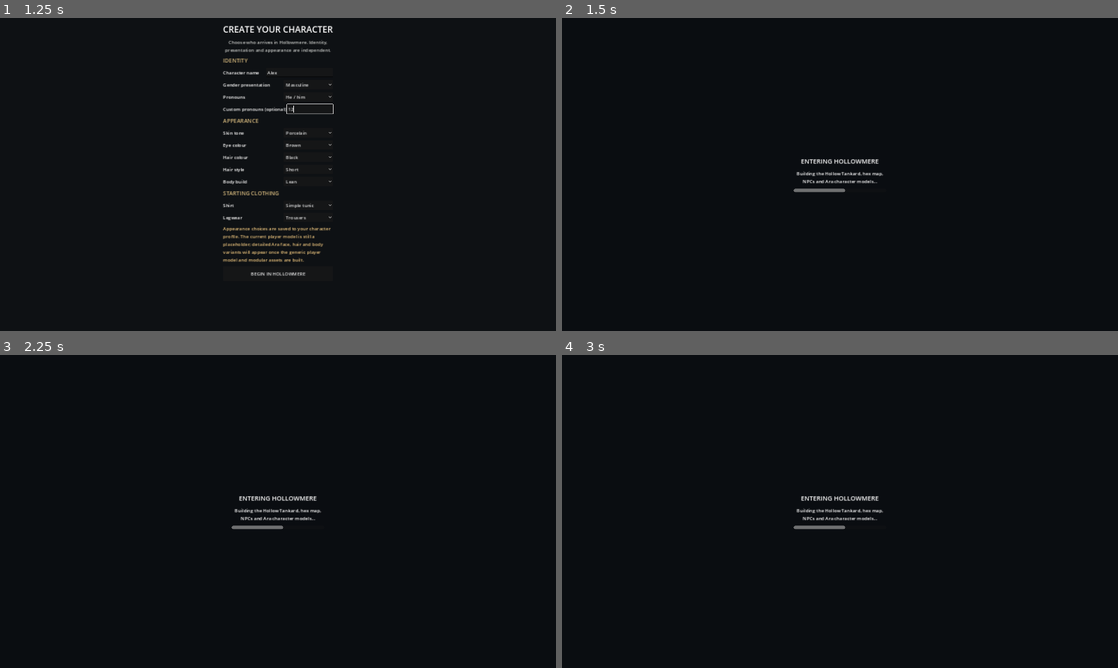
Above: before the commit, frames 1-4 (two rows, left to right).
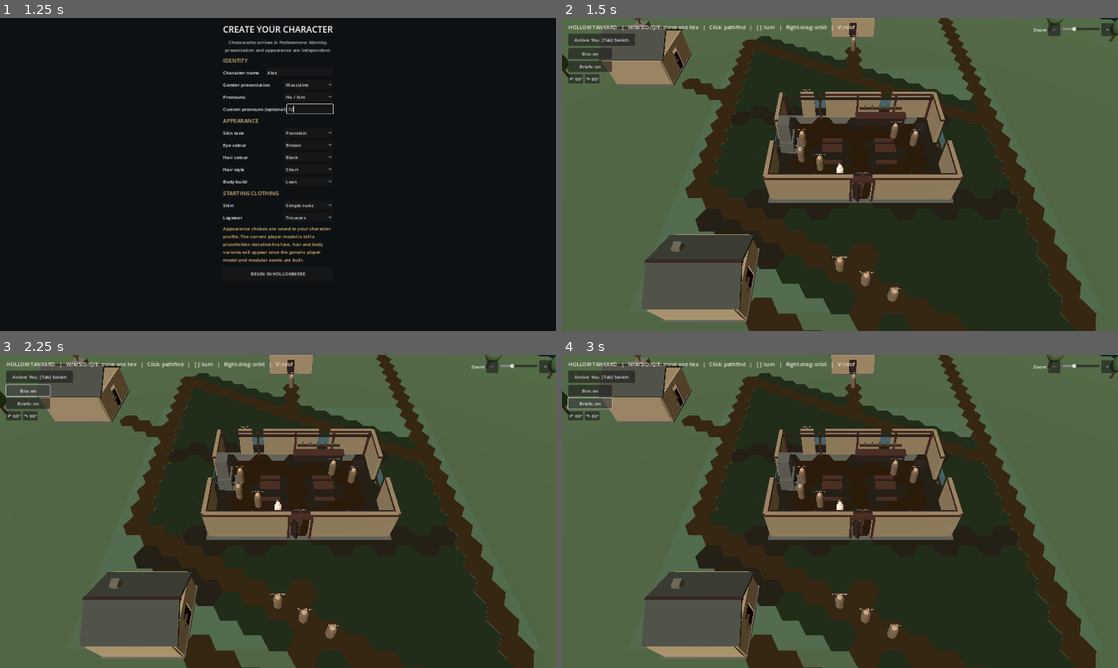
Above: after the commit, the same moments.

Repository: ScottENOC/Silverhart-Saga-3D
Game: Godot game, scene res://scenes/main.tscn
Same seed, same stepped clock (60 frames per second), same inputs: the game is played once before the commit and once after it.
Inputs (mouse positions are in pixels of both pictures, inside the frame that each line leads up to):
- Up to frame 1 (1.25 s): click (300, 71) at 0.52 s; type "Alex" at 0.6 s; click (311, 108) at 0.75 s; type "12" at 0.83 s
- Up to frame 2 (1.5 s): click "BEGIN IN HOLLOWMERE" at 1.25 s
- Up to frame 3 (2.25 s): click (27, 389) at 2 s, where only the run after the commit has a clickable "Bra: on"
- Up to frame 4 (3 s): click (589, 401) at 2.75 s, where only the run after the commit has a clickable "Briefs: on"

Frame 1 is identical in both runs. In frame 2, 100% of the frame differs, in the area x 0-100%, y 0-100%; in frame 3, 100%; in frame 4, 100%.
Error before the commit: Parse Error: Could not parse global class "WorldSimulation" from "res://scripts/simulation/world_simulation.gd". (res://scripts/world/hollow_tankard.gd:17)

Commit message:
Keep ally protection available when defender cannot parry

Diff:
--- a/scripts/simulation/world_simulation.gd
+++ b/scripts/simulation/world_simulation.gd
@@ -254,30 +254,27 @@
 ## source reaction: passive dodge remains part of hit chance in CombatRules.
 func _attack_reaction_options(attacker: CharacterState, target: CharacterState, options: Dictionary) -> Array[Dictionary]:
     var result: Array[Dictionary] = []
-    if target.reaction_blocked or not target.can_act() or target.parries_remaining <= 0:
+    if target.reaction_blocked:
         return result
-    var weapon_id := String(target.equipment.get("weapon", ""))
-    var is_ranged := bool(options.get("is_ranged", String(options.get("weapon_id", "")) == "bow"))
-    if is_ranged and weapon_id != "sword_arrow_deflection":
-        return result
-    var skill_base := "sword" if weapon_id == "sword_arrow_deflection" else weapon_id
-    if skill_base != "sword" and skill_base != "dagger":
-        return result
-    if int(target.skills.get("%s_parry" % skill_base, 0)) <= 0 or target.time_points < 3.0:
-        return result
-    var cost := 3.0
-    if int(target.skills.get("%s_parry_cost" % skill_base, 0)) > 0:
-        cost -= 1.0
-    if target.can_spend_time_points(cost):
-        result.append({
-            "id": "parry",
-            "name": "Parry",
-            "tp_cost": cost,
-            "effect": "parry",
-            "reactor_id": target.id,
-            "skill_base": skill_base,
-            "attacker_id": attacker.id
-        })
+    if target.can_act() and target.parries_remaining > 0:
+        var weapon_id := String(target.equipment.get("weapon", ""))
+        var is_ranged := bool(options.get("is_ranged", String(options.get("weapon_id", "")) == "bow"))
+        if not is_ranged or weapon_id == "sword_arrow_deflection":
+            var skill_base := "sword" if weapon_id == "sword_arrow_deflection" else weapon_id
+            if (skill_base == "sword" or skill_base == "dagger") and int(target.skills.get("%s_parry" % skill_base, 0)) > 0:
+                var cost := 3.0
+                if int(target.skills.get("%s_parry_cost" % skill_base, 0)) > 0:
+                    cost -= 1.0
+                if target.can_spend_time_points(cost):
+                    result.append({
+                        "id": "parry",
+                        "name": "Parry",
+                        "tp_cost": cost,
+                        "effect": "parry",
+                        "reactor_id": target.id,
+                        "skill_base": skill_base,
+                        "attacker_id": attacker.id
+                    })
 
     # Source-backed adjacent ally reactions. The old engine requires an
     # actual shield in the offhand for Shield Other, and a sword/dagger plus
